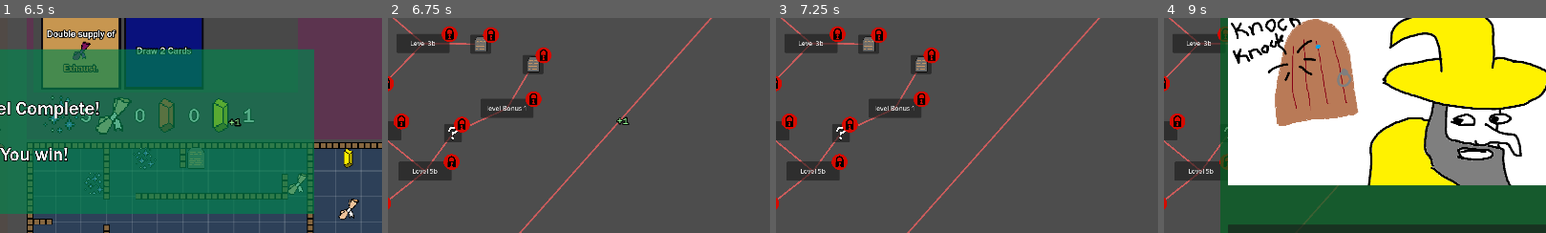
Above: before the commit, frames 1-4 (left to right).
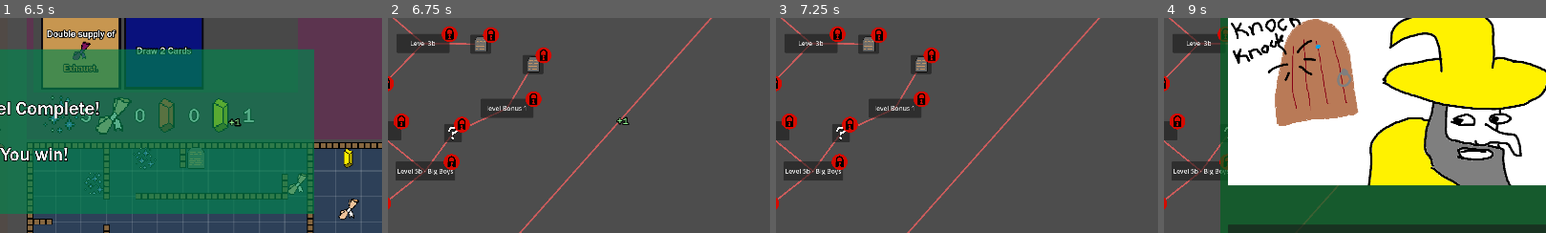
Above: after the commit, the same moments.

Repository: oliveman521/We-Wizards-Three
Game: Godot game, scene res://Scenes/GameScene.tscn
Same seed, same stepped clock (60 frames per second), same inputs: the game is played once before the commit and once after it. This scene is started directly instead of the project's main scene.
Inputs (mouse positions are % of the whole screen's width and height, from its top left):
- Up to frame 1 (6.5 s): click (58, 24) at 0.52 s; move the mouse to (72, 45) at 1.27 s; hold Right (labyrinth_right) 1.28-2.03 s; tap Ctrl (labyrinth_boost) at 1.35, 5.85 s; click (72, 45) at 1.42 s; tap Enter at 2 s; move the mouse to (30, 55) at 2.02 s; hold Down (labyrinth_down) 2.03-2.78 s; tap F (ship_shoot1) at 2.1 s; click (30, 55) at 2.17 s; move the mouse to (60, 28) at 2.77 s; hold Right (labyrinth_right) 2.78-3.53 s; tap G (ship_shoot2) at 2.85 s; click (60, 28) at 2.92 s; move the mouse to (45, 70) at 3.52 s; hold Up (labyrinth_up) 3.53-4.28 s; tap H (ship_shoot3) at 3.6 s; click (45, 70) at 3.67 s; move the mouse to (80, 65) at 4.27 s; hold P 4.28-5.03 s; hold Left (labyrinth_left) 4.28-5.78 s; click (80, 65) at 4.42 s; move the mouse to (20, 35) at 5.02 s; tap O at 5.1 s; click (20, 35) at 5.17 s; move the mouse to (55, 50) at 5.77 s; hold Down (labyrinth_down) from 5.78 s (still down); click (55, 50) at 5.92 s
- Up to frame 2 (6.75 s): move the mouse to (35, 25) at 6.52 s; release Down (labyrinth_down) at 6.53 s; hold Right (labyrinth_right) from 6.53 s (still down); tap F (ship_shoot1) at 6.6 s; click (35, 25) at 6.67 s
- Up to frame 3 (7.25 s): keep holding Right (labyrinth_right)
- Up to frame 4 (9 s): release Right (labyrinth_right) at 7.25 s; click "Level 1" at 7.25 s; click "Level 1" at 8 s; click (11, 27) at 8.77 s
The pictures show only the part of the screen within x 48-98%, y 21-71%; the shares and areas given below are measured in that part.

Frame 1 is identical in both runs. In frame 2, 0.3% of the frame differs, in the area x 2-18%, y 66-76%; in frame 3, 0.3%; in frame 4, 0.2%.

Commit message:
Fixed Scrolling triggering cards

Diff:
--- a/Cards/card.gd
+++ b/Cards/card.gd
@@ -109,8 +109,10 @@
 func _on_button_gui_input(event: InputEvent) -> void:
 	if !(event is InputEventMouseButton): return
 	if not event.pressed: return
-	if event.is_action_pressed("ui_text_scroll_up"): return
-	if event.is_action_pressed("ui_text_scroll_down"): return
+
+	#Don't do shit if we scrolling
+	if event.button_index == MOUSE_BUTTON_WHEEL_DOWN or event.button_index == MOUSE_BUTTON_WHEEL_UP:
+		return
 
 
 	card_pressed.emit()
--- a/Scenes/Level Select Scene.tscn
+++ b/Scenes/Level Select Scene.tscn
@@ -30,12 +30,12 @@
 [ext_resource type="PackedScene" uid="uid://dio6uti0xbamv" path="res://Scenes/Levels/Level 4.tscn" id="24_ihj3m"]
 [ext_resource type="PackedScene" uid="uid://6685qupifd8s" path="res://Cards/Card Pool/card_fire_ball_recipe.tscn" id="24_rjnis"]
 [ext_resource type="PackedScene" uid="uid://cgklhf7q88enf" path="res://Cards/Card Pool/card_shock.tscn" id="26_cxv1b"]
-[ext_resource type="PackedScene" uid="uid://qiwvts513giv" path="res://Scenes/Levels/Level 5b.tscn" id="27_3xcp6"]
 [ext_resource type="PackedScene" uid="uid://bt6cb8kc2x7u4" path="res://Cards/Card Pool/card_quick_cast.tscn" id="27_48o8d"]
+[ext_resource type="PackedScene" uid="uid://qiwvts513giv" path="res://Scenes/Levels/Level 5b - Big Boys.tscn" id="27_ggwvo"]
 [ext_resource type="PackedScene" uid="uid://don0td5sje72h" path="res://Scenes/Levels/Level 5a.tscn" id="28_0tjtk"]
 [ext_resource type="PackedScene" uid="uid://ddysngdfm7vje" path="res://Scenes/Levels/level Bonus 1.tscn" id="29_mq7ma"]
 [ext_resource type="PackedScene" uid="uid://cthet27f7cioc" path="res://Scenes/Levels/level 6.tscn" id="32_gsedw"]
-[ext_resource type="PackedScene" uid="uid://dfuh7fif3lr3e" path="res://Cards/Card Pool/card_lightning_scroll_recipe.tscn" id="33_xng6a"]
+[ext_resource type="PackedScene" uid="uid://dfuh7fif3lr3e" path="res://Cards/Card Pool/card_lightning_scroll_recipe.tscn" id="33_kctbv"]
 [ext_resource type="PackedScene" uid="uid://o3tq5x43hvo7" path="res://Scenes/Levels/level 7 - Knightfall.tscn" id="34_pvgma"]
 [ext_resource type="PackedScene" uid="uid://djyq018lrnfov" path="res://Scenes/Levels/level 99.tscn" id="35_ng2po"]
 
@@ -250,7 +250,7 @@
 offset_right = 953.0
 offset_bottom = 530.0
 level = ExtResource("24_ihj3m")
-connected_map_nodes = [NodePath("../Cards - Fire Ball Recipe (+3 others)"), NodePath("../Level - Level 5b"), NodePath("../Level - Level 5a")]
+connected_map_nodes = [NodePath("../Cards - Fire Ball Recipe (+3 others)"), NodePath("../Level - Level 5b - Big Boys"), NodePath("../Level - Level 5a")]
 
 [node name="Level - Level 5a" parent="Map Manager" node_paths=PackedStringArray("connected_map_nodes") instance=ExtResource("3_qvwta")]
 offset_left = 690.0
@@ -271,12 +271,12 @@
 Hit Ctrl to get a short boost of speed!"
 connected_map_nodes = [NodePath("../Level - Level 5a")]
 
-[node name="Level - Level 5b" parent="Map Manager" node_paths=PackedStringArray("connected_map_nodes") instance=ExtResource("3_qvwta")]
+[node name="Level - Level 5b - Big Boys" parent="Map Manager" node_paths=PackedStringArray("connected_map_nodes") instance=ExtResource("3_qvwta")]
 offset_left = 946.0
 offset_top = 584.0
 offset_right = 1079.0
 offset_bottom = 632.0
-level = ExtResource("27_3xcp6")
+level = ExtResource("27_ggwvo")
 connected_map_nodes = [NodePath("../Level - Level 4"), NodePath("../Ability - Max Combo2"), NodePath("../Cards - Shock (+4 others)")]
 
 [node name="Ability - Max Combo2" parent="Map Manager" node_paths=PackedStringArray("connected_map_nodes") instance=ExtResource("15_oso2k")]
@@ -287,14 +287,14 @@
 ability_name = "Max Combo"
 override_name = "+ 1 Max Combo"
 ability_description = "The Librarian's combo can now go bigger! Collect even more resources by collecting the same resources consecutively"
-connected_map_nodes = [NodePath("../Level - Level 5b"), NodePath("../Level - level Bonus 1")]
+connected_map_nodes = [NodePath("../Level - Level 5b - Big Boys"), NodePath("../Level - level Bonus 1")]
 
 [node name="Cards - Librarian Golem (+2 others)" parent="Map Manager" node_paths=PackedStringArray("connected_map_nodes") instance=ExtResource("5_64jv8")]
 offset_left = 1258.0
 offset_top = 316.0
 offset_right = 1310.0
 offset_bottom = 364.0
-cards = Array[PackedScene]([ExtResource("22_dsx6i"), ExtResource("21_bj66l"), ExtResource("24_rjnis")])
+cards = Array[PackedScene]([ExtResource("22_dsx6i"), ExtResource("24_rjnis")])
 connected_map_nodes = [NodePath("../Level - level Bonus 1")]
 
 [node name="Level - level Bonus 1" parent="Map Manager" node_paths=PackedStringArray("connected_map_nodes") instance=ExtResource("3_qvwta")]
@@ -311,7 +311,7 @@
 offset_right = 907.0
 offset_bottom = 736.0
 cards = Array[PackedScene]([ExtResource("26_cxv1b"), ExtResource("26_cxv1b"), ExtResource("27_48o8d"), ExtResource("27_48o8d"), ExtResource("22_dsx6i")])
-connected_map_nodes = [NodePath("../Level - Level 5a"), NodePath("../Level - Level 5b"), NodePath("../Level - level 6")]
+connected_map_nodes = [NodePath("../Level - Level 5a"), NodePath("../Level - Level 5b - Big Boys"), NodePath("../Level - level 6")]
 
 [node name="Level - level 6" parent="Map Manager" node_paths=PackedStringArray("connected_map_nodes") instance=ExtResource("3_qvwta")]
 offset_left = 817.0
@@ -319,14 +319,14 @@
 offset_right = 950.0
 offset_bottom = 844.0
 level = ExtResource("32_gsedw")
-connected_map_nodes = [NodePath("../Cards - Shock (+4 others)"), NodePath("../Cards - Lightning Scroll (+3 others)")]
-
-[node name="Cards - Lightning Scroll (+3 others)" parent="Map Manager" node_paths=PackedStringArray("connected_map_nodes") instance=ExtResource("5_64jv8")]
+connected_map_nodes = [NodePath("../Cards - Shock (+4 others)"), NodePath("../Cards - Lightning Scroll Recipe (+3 others)")]
+
+[node name="Cards - Lightning Scroll Recipe (+3 others)" parent="Map Manager" node_paths=PackedStringArray("connected_map_nodes") instance=ExtResource("5_64jv8")]
 offset_left = 901.0
 offset_top = 898.0
 offset_right = 953.0
 offset_bottom = 946.0
-cards = Array[PackedScene]([ExtResource("33_xng6a"), ExtResource("33_xng6a"), ExtResource("33_xng6a"), ExtResource("33_xng6a")])
+cards = Array[PackedScene]([ExtResource("33_kctbv"), ExtResource("33_kctbv"), ExtResource("33_kctbv"), ExtResource("33_kctbv")])
 connected_map_nodes = [NodePath("../Level - level 6"), NodePath("../Level - level 7 - Knightfall")]
 
 [node name="Level - level 7 - Knightfall" parent="Map Manager" node_paths=PackedStringArray("connected_map_nodes") instance=ExtResource("3_qvwta")]
@@ -335,7 +335,7 @@
 offset_right = 1167.0
 offset_bottom = 956.0
 level = ExtResource("34_pvgma")
-connected_map_nodes = [NodePath("../Cards - Lightning Scroll (+3 others)"), NodePath("../Level - level 99")]
+connected_map_nodes = [NodePath("../Cards - Lightning Scroll Recipe (+3 others)"), NodePath("../Level - level 99")]
 
 [node name="Level - level 99" parent="Map Manager" node_paths=PackedStringArray("connected_map_nodes") instance=ExtResource("3_qvwta")]
 offset_left = 1748.0
Renamed: Scenes/Levels/Level 5b.tscn -> Scenes/Levels/Level 5b - Big Boys.tscn
